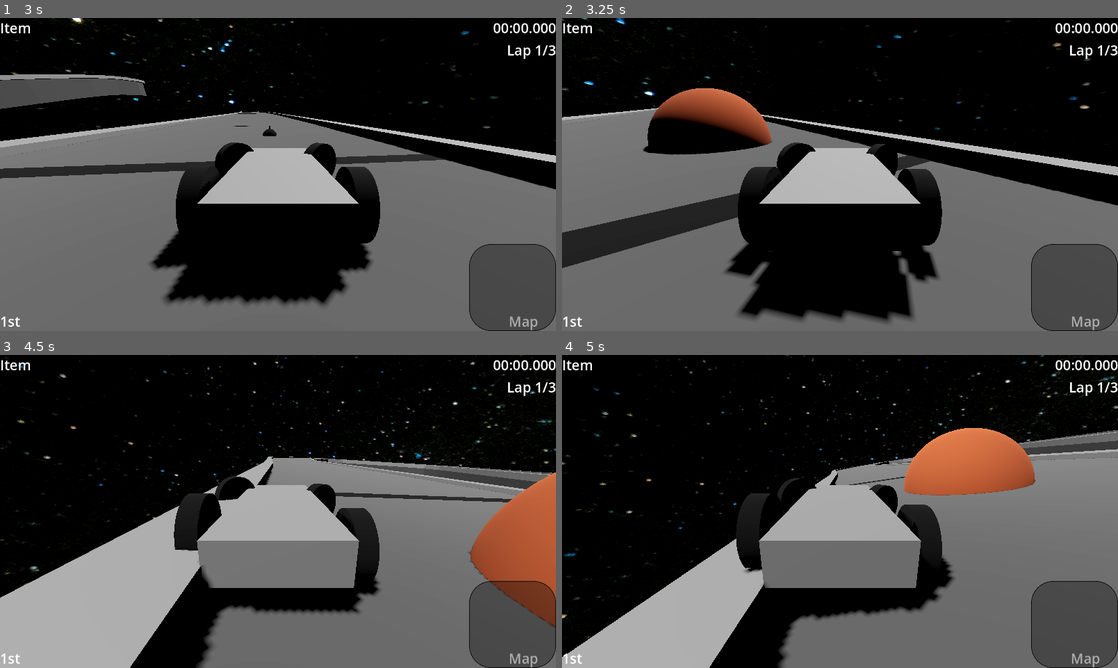
Above: before the commit, frames 1-4 (two rows, left to right).
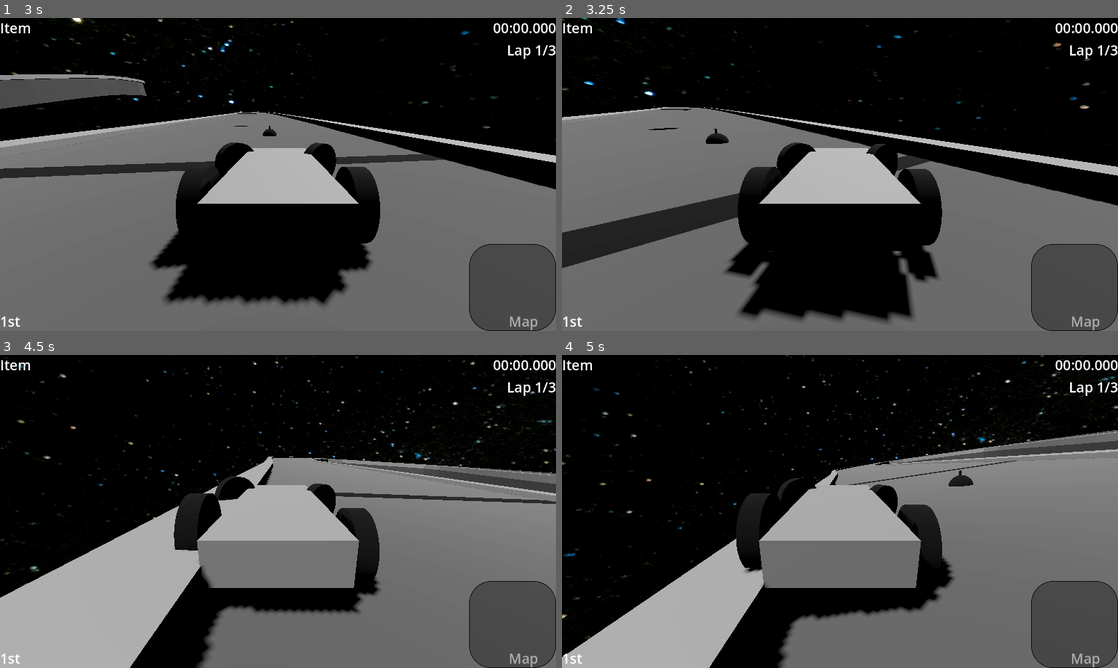
Above: after the commit, the same moments.

Repository: worcestertechnicalhighschool/kart-racer-origin
Game: Godot game, scene res://scenes/ui_scenes/menus/title_screen.tscn
The game is run twice, just before and just after one commit, with the same random seed, the same clock (stepped at 60 frames per second) and the same inputs.
Inputs:
- Up to frame 1 (3 s): click "Single Player" at 0.5 s; click "Single Player" at 1.25 s; click "curve_test" at 2 s; hold D (right) from 2.78 s (still down); hold Shift (drift) from 2.78 s (still down)
- Up to frame 2 (3.25 s): keep holding D (right); keep holding Shift (drift)
- Up to frame 3 (4.5 s): release D (right) at 3.53 s; release Shift (drift) at 3.53 s; hold S (backward) 3.53-4.28 s; tap Shift (drift) at 3.6 s; hold D (right) from 4.28 s (still down); hold Shift (drift) from 4.28 s (still down)
- Up to frame 4 (5 s): keep holding D (right); keep holding Shift (drift)

Frame 1 is identical in both runs. In frame 2, 3.6% of the frame differs, in the area x 14-38%, y 22-44%; in frame 3, 4.7%, in the area x 84-100%, y 37-87%; in frame 4, 3.9%.

Commit message:
made a explosive

Diff:
--- a/scenes/object_scenes/bomb.tscn
+++ b/scenes/object_scenes/bomb.tscn
@@ -21,10 +21,14 @@
 
 [node name="bomb" type="Area3D"]
 script = ExtResource("1_f6s3l")
+FUSE = 5
+LINGER = 2
+ONE_USE = false
 
 [node name="CollisionShape3D" type="CollisionShape3D" parent="."]
 transform = Transform3D(5, 0, 0, 0, 5, 0, 0, 0, 5, 0, 0, 0)
-shape = SubResource("SphereShape3D_3ffxc")
+shape = SubResource("SphereShape3D_cp6ia")
+disabled = true
 
 [node name="Timer" type="Timer" parent="."]
 one_shot = true
@@ -47,4 +51,5 @@
 mesh = SubResource("CylinderMesh_3m2gw")
 surface_material_override/0 = SubResource("StandardMaterial3D_04qsb")
 
+[connection signal="body_entered" from="." to="." method="_on_body_entered"]
 [connection signal="timeout" from="Timer" to="." method="_on_timer_timeout"]
--- a/scripts/bomb.gd
+++ b/scripts/bomb.gd
@@ -1,11 +1,10 @@
 extends "res://scripts/trip.gd"
-@export var TTB = 5
-@export var BLAST_LENGTH = 5
+@export var FUSE = 2
+@export var LINGER = 1
 var exploded = false
 # Called when the node enters the scene tree for the first time.
 func _ready() -> void:
-	$Timer.start(TTB)
-
+	$Timer.start(FUSE)
 
 # Called every frame. 'delta' is the elapsed time since the previous frame.
 func _process(delta: float) -> void:
@@ -17,7 +16,7 @@
 		$BombMesh.visible = false
 		$CollisionShape3D.disabled = false
 		$Explosion.visible = true
-		$Timer.start(BLAST_LENGTH)
 		exploded = true
+		$Timer.start(LINGER)
 	else:
 		queue_free()
--- a/scripts/trip.gd
+++ b/scripts/trip.gd
@@ -1,7 +1,7 @@
 extends Area3D
-
+@export var ONE_USE = true
 var hit = false
-
+var cars_collided = []
 # Called when the node enters the scene tree for the first time.
 func _ready() -> void:
 	pass # Replace with function body.
@@ -11,12 +11,14 @@
 func _process(_delta: float) -> void:
 	$CollisionShape3D.disabled = hit
 
-
 func _on_body_entered(body: Node3D) -> void:
-	print(1)
-	if body is VehicleBody3D or body is VehicleWheel3D:
+	if body is VehicleBody3D or body is VehicleWheel3D or body not in cars_collided:
+		cars_collided.append(body)
 		hit = true
 		body.linear_velocity.z = 0
 		body.linear_velocity.x = 0
 		body.linear_velocity.y += 10
+	if ONE_USE:
 		queue_free()
+	else:
+		pass
Not shown: 1 places in scenes/object_scenes/bomb.tscn that only renumber resources
